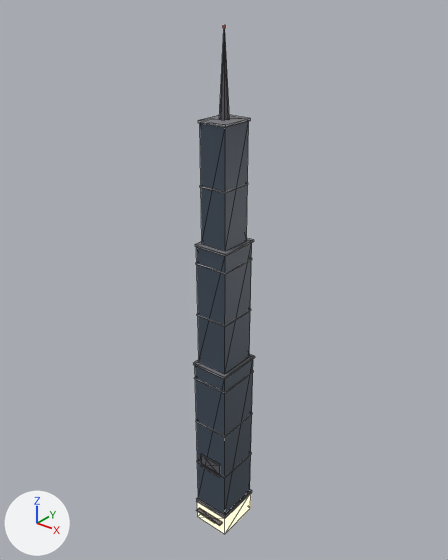
Renders of the glTF model assets/future/models/neon_city/r1012_step.glb from each side of a commit.
Camera for both pictures: a 50 mm camera at (82.9, -103.8, 139.1) aimed at (-2.1, 2.5, 73.2). Arrows for +X, +Y and +Z are at lower left; the lights stay in place. The first picture is the older version. Mesh edges are drawn as thin lines. Vertices at exactly the same position are counted once.

The older version as bpy lines, for what is in view:
```python
me_r1012_step = bpy.data.meshes.new('r1012_step')
me_r1012_step.from_pydata(...)  # 176 vertices, 252 faces; spans x -5.2..5.2, y -7.3..6.2, z 0.0..130.8
# faces by material slot: [24, 8, 14, 136, 58, 12]
me_r1012_step.materials.append(mat_fa_b)  # dark blue #3f4b59
me_r1012_step.materials.append(mat_shop)  # beige #cbb395, glowing beige #ffe1bc
me_r1012_step.materials.append(mat_roof)  # grey #7c7c81
me_r1012_step.materials.append(mat_trim)  # grey #a6a8ad
me_r1012_step.materials.append(mat_metal)  # dark grey #595961
me_r1012_step.materials.append(mat_beacon)  # red #ff6159, glowing red #ff6159
ob_r1012_step = bpy.data.objects.new('r1012_step', me_r1012_step)
ob_r1012_step.location = (0.0, 0.0, 0.0)
```
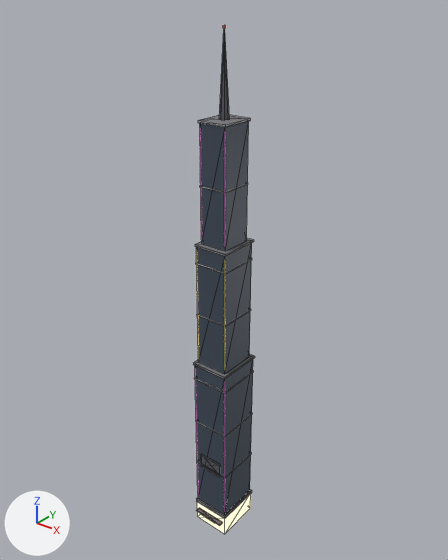
Pixel boxes [x1, y1, x2, y2] of what changed, in the pictures (448 x 560 px):
```json
{"part": 1, "of": "me_r1012_step", "change": "added", "after": [195, 379, 198, 480]}
{"part": 2, "of": "me_r1012_step", "change": "added", "after": [224, 382, 225, 512]}
{"part": 3, "of": "me_r1012_step", "change": "added", "after": [200, 148, 202, 240]}
{"part": 4, "of": "me_r1012_step", "change": "added", "after": [224, 132, 225, 247]}
{"part": 5, "of": "me_r1012_step", "change": "added", "after": [196, 250, 199, 359]}
{"part": 6, "of": "me_r1012_step", "change": "added", "after": [224, 260, 225, 371]}
```

Edits to the scene script, one JSON object a line:
```json
{"op": "add", "block": "mat_neon_a", "code": ["mat_neon_a = principled_material('neon_a')", "mat_neon_a.base_color = (1.0, 0.62, 0.18)  # orange #ffce76", "mat_neon_a.emission_color = (1.0, 0.62, 0.18)  # orange #ffce76", "mat_neon_a.emission_strength = 2.0"]}
{"op": "add", "block": "mat_neon_m", "code": ["mat_neon_m = principled_material('neon_m')", "mat_neon_m.base_color = (1.0, 0.2, 0.75)  # pink #ff7ce1", "mat_neon_m.emission_color = (1.0, 0.2, 0.75)  # pink #ff7ce1", "mat_neon_m.emission_strength = 2.0"]}
{"block": "me_r1012_step", "where": "# used by ob_r1012_step; location = (0.0, 0.0, 0.0)"}
{"op": "remove", "block": "me_r1012_step", "code": "me_r1012_step.from_pydata(...)  # 176 vertices, 252 faces; spans x -5.2..5.2, y -7.3..6.2, z 0.0..130.8"}
{"op": "add", "block": "me_r1012_step", "code": "me_r1012_step.from_pydata(...)  # 248 vertices, 372 faces; spans x -5.2..5.2, y -7.3..6.2, z 0.0..130.8"}
{"block": "me_r1012_step", "change": "me_r1012_step part 1: a new loose piece, a 6-sided cylinder along z spanning x -4.82..-4.68, y -5.91..-5.79, z 8.0..51.0, in mat_neon_m (pink #ff7ce1, glowing pink #ff7ce1)"}
{"block": "me_r1012_step", "change": "me_r1012_step part 2: a new loose piece, a 6-sided cylinder along z spanning x 4.68..4.82, y -5.91..-5.79, z 8.0..51.0, in mat_neon_m (pink #ff7ce1, glowing pink #ff7ce1)"}
{"block": "me_r1012_step", "change": "me_r1012_step part 3: a new loose piece, a 6-sided cylinder along z spanning x -3.41..-3.28, y -4.11..-3.99, z 85.5..111.0, in mat_neon_m (pink #ff7ce1, glowing pink #ff7ce1)"}
{"block": "me_r1012_step", "change": "me_r1012_step part 4: a new loose piece, a 6-sided cylinder along z spanning x 3.28..3.41, y -4.11..-3.99, z 85.5..111.0, in mat_neon_m (pink #ff7ce1, glowing pink #ff7ce1)"}
{"block": "me_r1012_step", "change": "me_r1012_step part 5: a new loose piece, a 6-sided cylinder along z spanning x -4.22..-4.09, y -5.11..-4.99, z 53.5..83.0, in mat_neon_a (orange #ffce76, glowing orange #ffce76)"}
{"block": "me_r1012_step", "change": "me_r1012_step part 6: a new loose piece, a 6-sided cylinder along z spanning x 4.09..4.22, y -5.11..-4.99, z 53.5..83.0, in mat_neon_a (orange #ffce76, glowing orange #ffce76)"}
{"op": "add", "block": "me_r1012_step", "code": "me_r1012_step.materials.append(mat_neon_m)  # pink #ff7ce1, glowing pink #ff7ce1"}
{"op": "add", "block": "me_r1012_step", "code": "me_r1012_step.materials.append(mat_neon_a)  # orange #ffce76, glowing orange #ffce76"}
```
